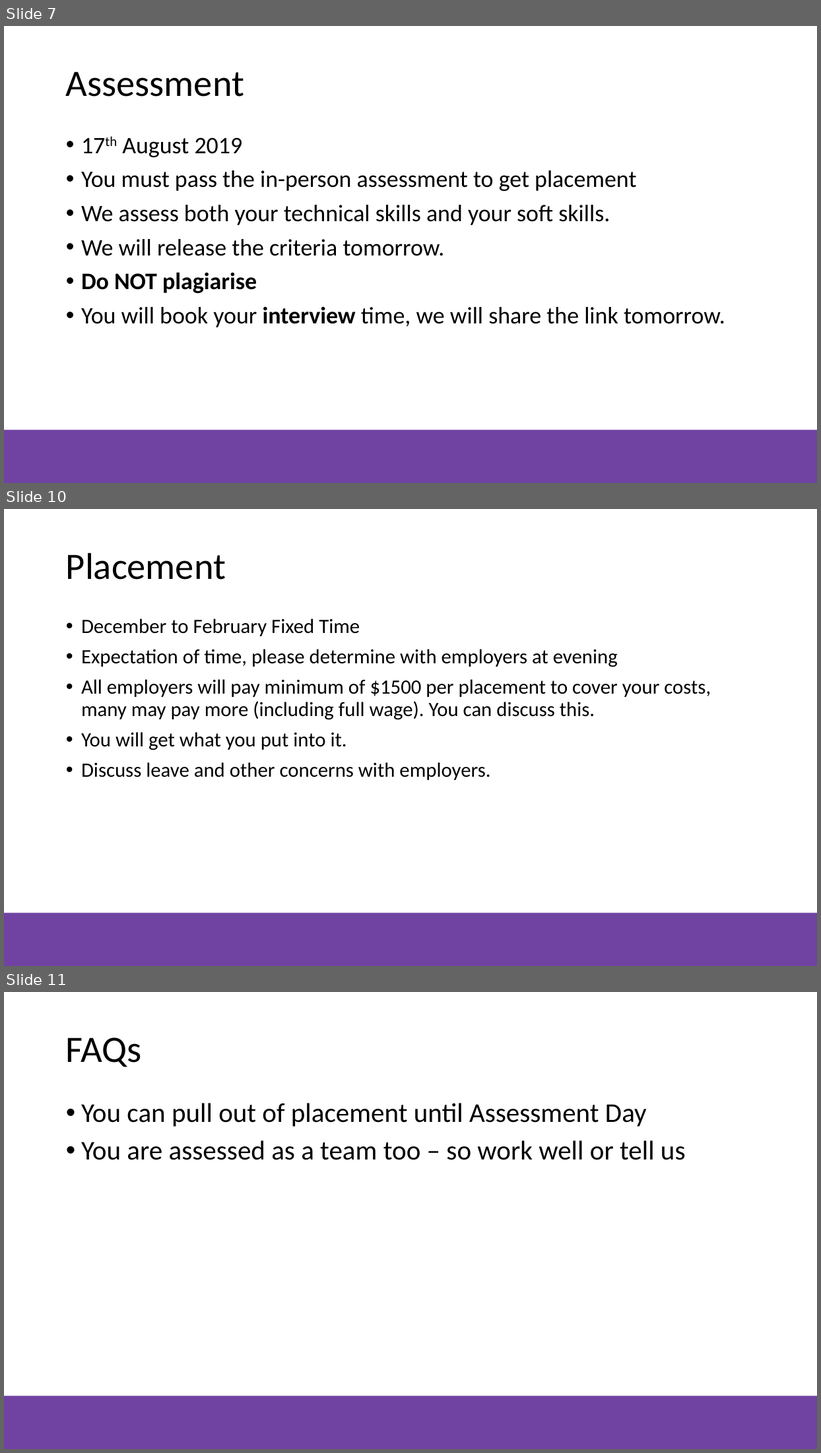
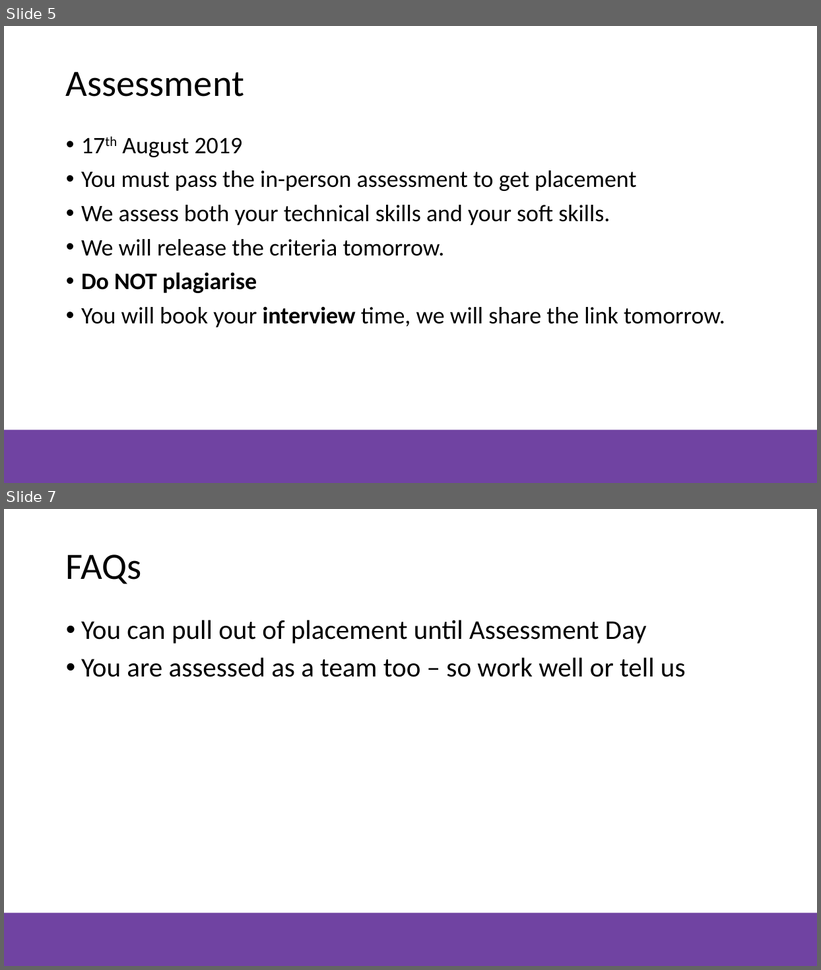
Before and after one commit to NZMSA/2019-Phase-2, a slide deck: Slides/MSA Intro Day 1.pptx. Shown one above the other, each under a label of ours: slides 7, 10 and 11 before the commit, slides 5 and 7 after it; the slides between them are not shown. The pictures are 821x1453 and 821x970 pixels, drawn with LibreOffice and Linux fonts; fonts in the diff are those of the drawing; background and template pictures are left out. Boxes give left, top, right and bottom in pixels: in the first picture for what was removed or moved away, otherwise in the second. Text is boxed around its words. In the diff, an @@ line names an element or a change of style, - is before the commit and + after.

```diff
--- a/Slides/MSA Intro Day 1.pptx
+++ b/Slides/MSA Intro Day 1.pptx
@@ slide 10 removed at <box>4,509,817,966</box>, background #FFFFFF; not listed: 1 template element that a slide beside it also shows @@
@@ title removed at <box>66,553,226,580</box> @@
-Placement
@@ text removed at <box>81,619,711,780</box> @@
-• December to February Fixed Time
-• Expectation of time, please determine with employers at evening
-• All employers will pay minimum of $1500 per placement to cover your costs, many may pay more (including full wage). You can discuss this.
-• You will get what you put into it.
-• Discuss leave and other concerns with employers.
@@ what was slide 7 is now slide 5 @@
@@ what was slide 11 is now slide 7 @@
```
Also in this commit, not shown: 1 slide changed, 3 other slides removed.
